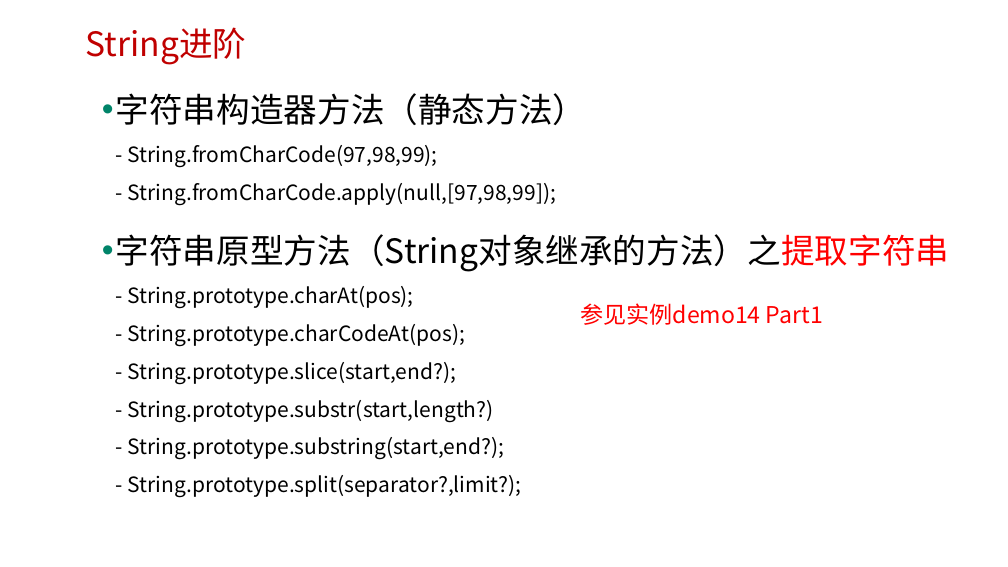
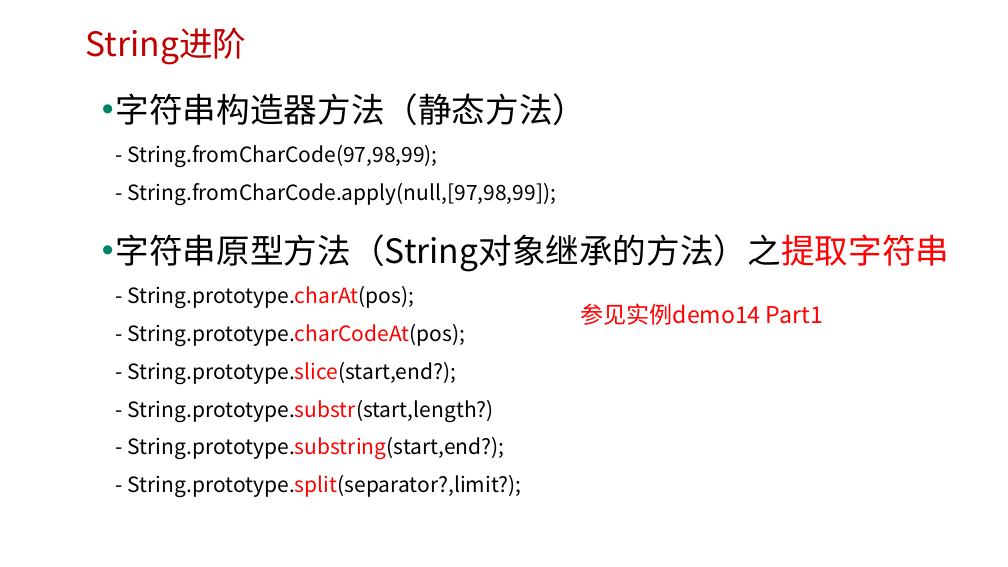
Before and after one commit to edu2act/course-javascript-advanced, a slide deck: slide 8 of 课程PPT/03.基本（原始）数据类型进阶.pptx. Drawn at 1008x567 pixels with LibreOffice and Linux fonts; fonts in the diff are those of the drawing; background and template pictures are left out. Boxes give left, top, right and bottom in pixels: in the first picture for what was removed or moved away, otherwise in the second. Text is boxed around its words. In the diff, an @@ line names an element or a change of style, - is before the commit and + after.

```diff
--- a/课程PPT/03.基本（原始）数据类型进阶.pptx
+++ b/课程PPT/03.基本（原始）数据类型进阶.pptx
@@ text at <box>116,234,950,497</box>: text colour #000000 to #FF0000 in "String.prototype.charAt(pos); String.prototype.charCodeAt(po ..." @@
```
Also in this commit, not shown: 2 other slides changed.
